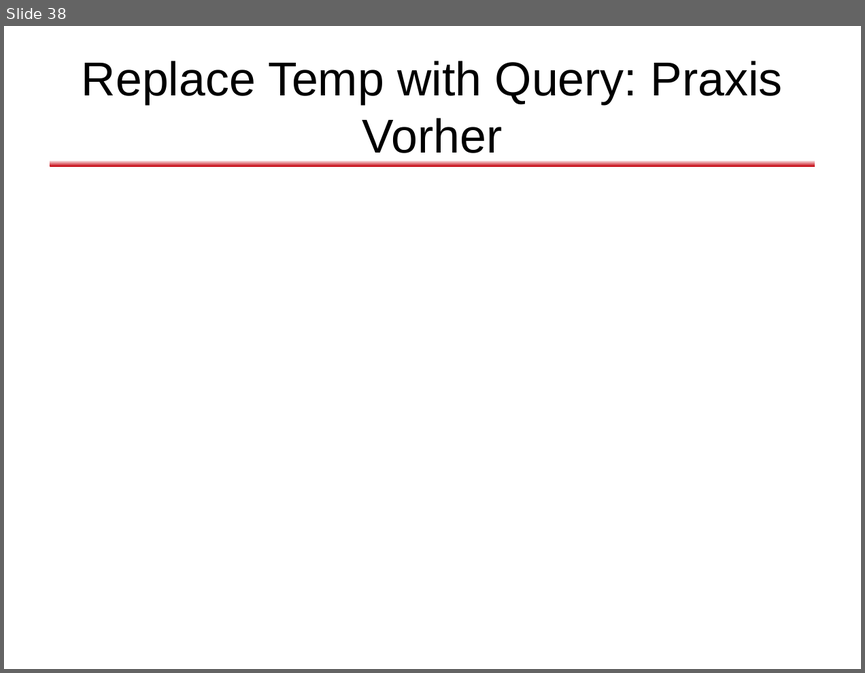
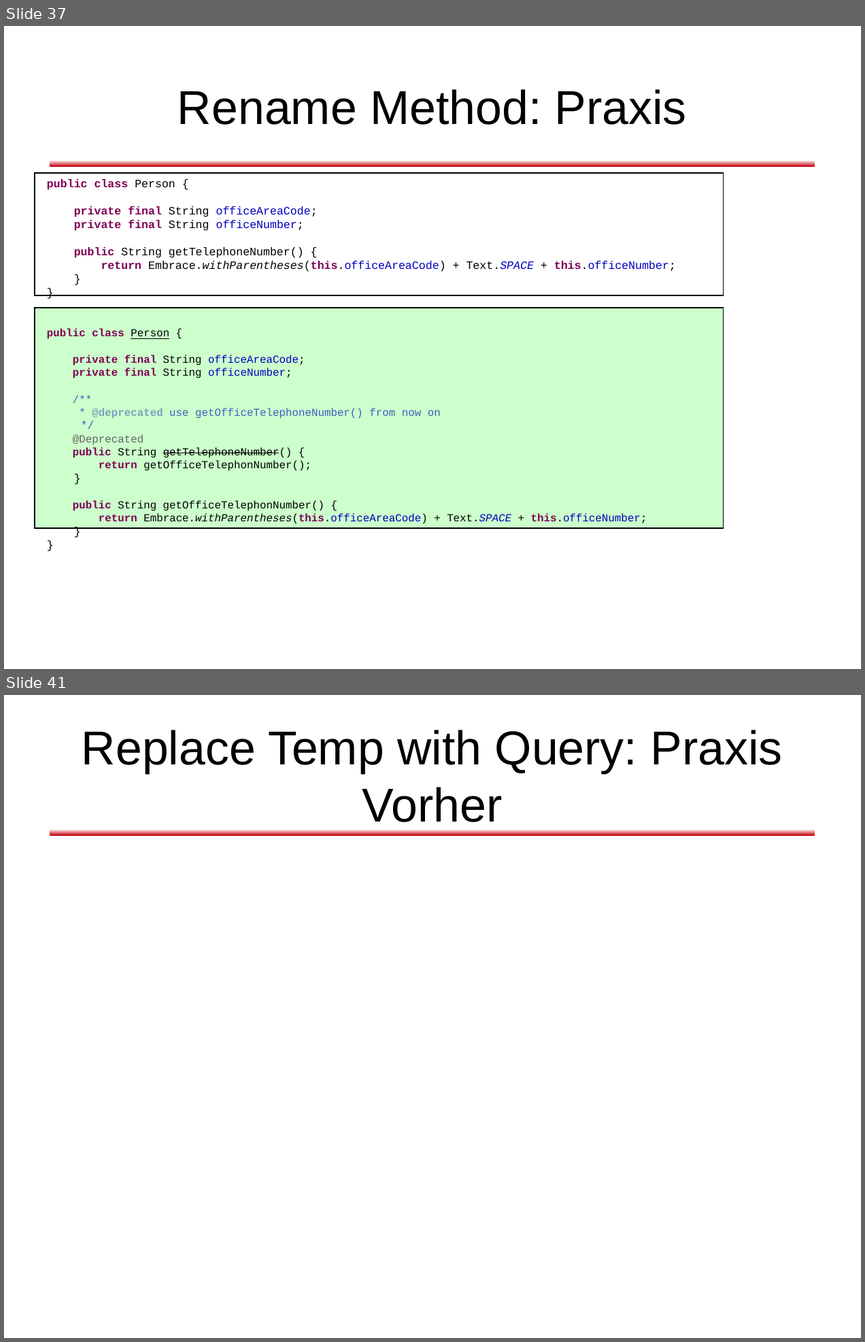
Before and after one commit to dlindner/vorlesung-se2-dhbw, a slide deck: added_2010/Refactoring (2010).odp. Shown one above the other, each under a label of ours: slide 38 before the commit, slides 37 and 41 after it; the slides between them are not shown. The pictures are 865x673 and 865x1342 pixels, drawn with LibreOffice and Linux fonts; fonts in the diff are those of the drawing; background and template pictures are left out. Boxes give left, top, right and bottom in pixels: in the first picture for what was removed or moved away, otherwise in the second. Text is boxed around its words. In the diff, an @@ line names an element or a change of style, - is before the commit and + after.

```diff
--- a/added_2010/Refactoring (2010).odp
+++ b/added_2010/Refactoring (2010).odp
@@ slide 37 added at <box>4,26,861,669</box>, background #FFFFFF; not listed: 1 template element that a slide beside it also shows @@
@@ title added at <box>177,89,687,125</box>, 44 pt, text #000000 @@
+Rename Method: Praxis
@@ rectangle added at <box>35,173,723,295</box>, fill #FFFFFF, outline #000000 0.74 pt @@
@@ text added at <box>47,179,676,524</box>, 10 pt, text #000000 @@
+public class Person {
+private final String officeAreaCode;
+private final String officeNumber;
+public String getTelephoneNumber() {
+return Embrace.withParentheses(this.officeAreaCode) + Text.SPACE + this.officeNumber;
+}
+}
+public class Person {
+private final String officeAreaCode;
+private final String officeNumber;
+/**
+* @deprecated use getOfficeTelephoneNumber() from now on
+*/
+@Deprecated
+public String getTelephoneNumber() {
+return getOfficeTelephonNumber();
+}
+public String getOfficeTelephonNumber() {
+return Embrace.withParentheses(this.officeAreaCode) + Text.SPACE + this.officeNumber;
+}
+}
@@ rectangle added at <box>35,308,723,527</box>, fill #CCFFCC, outline #000000 0.74 pt @@
@@ what was slide 38 is now slide 41 @@
```
Also in this commit, not shown: 8 slides changed, 9 other slides added, 4 slides removed.
